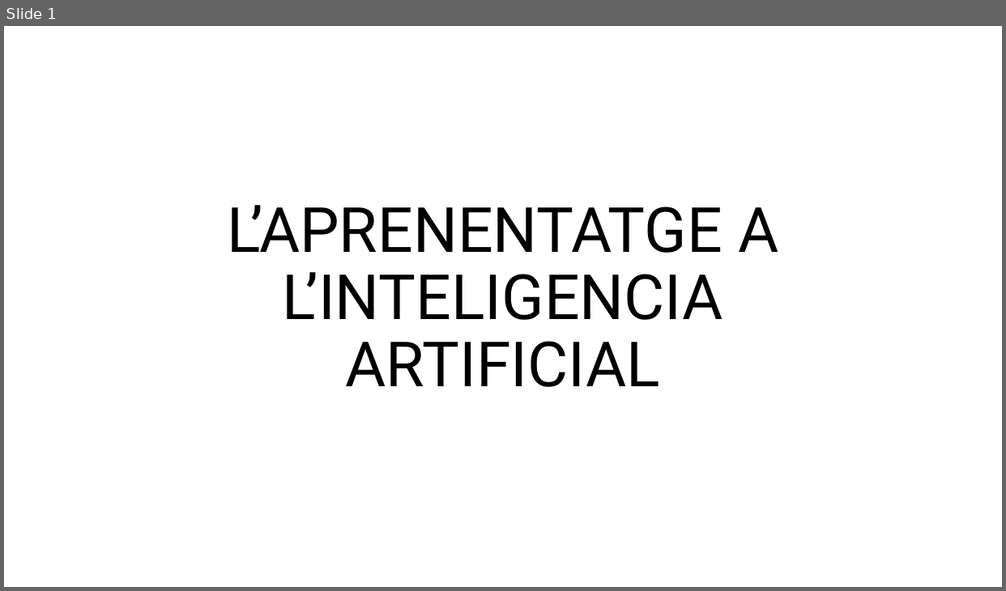
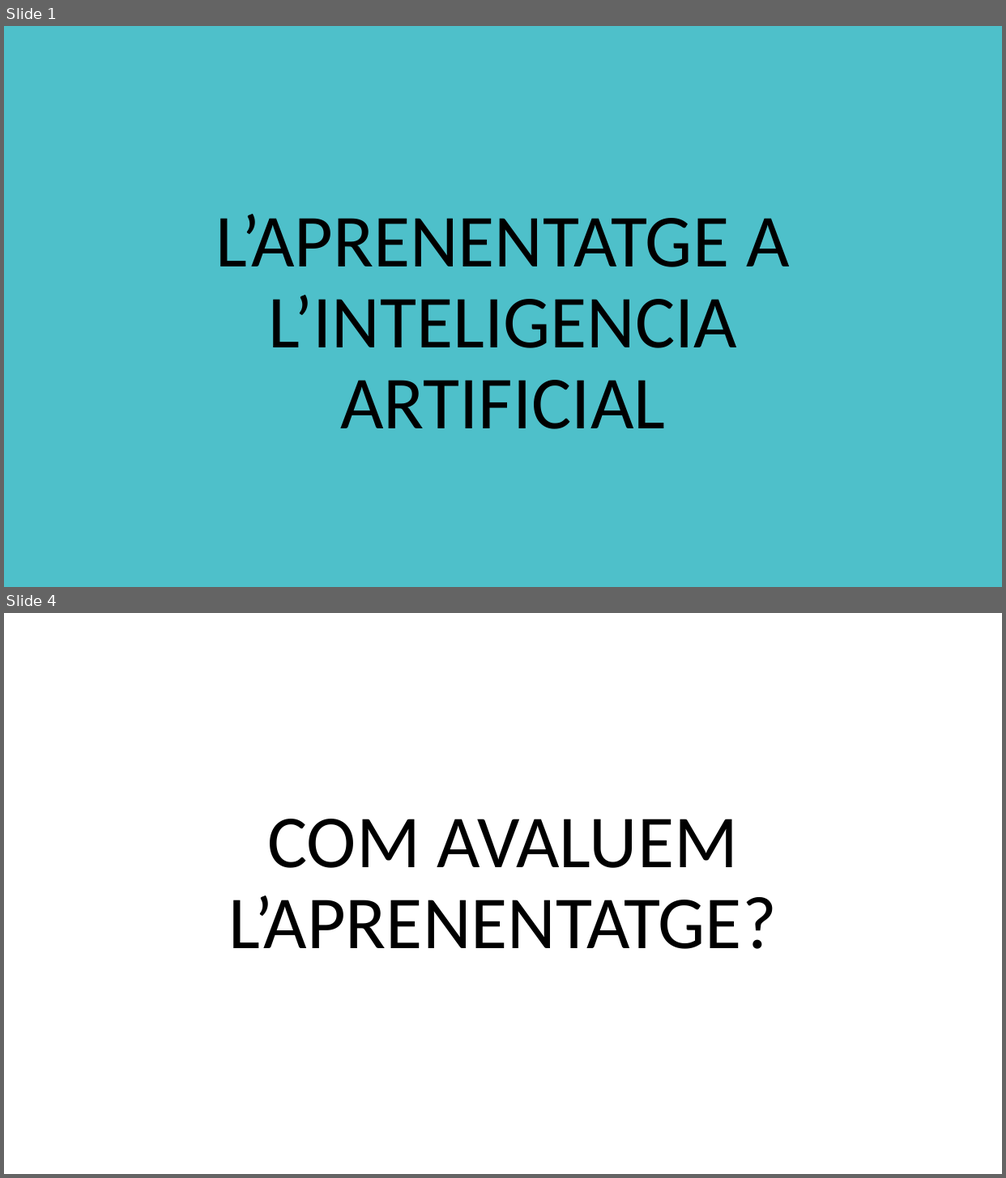
Before and after one commit to FerrerJan/Treball-de-Recerca-IA, a slide deck: TR_ESCRIT/PPT_Teo.pptx. Shown one above the other, each under a label of ours: slide 1 before the commit, slides 1 and 4 after it; the slides between them are not shown. The pictures are 1006x591 and 1006x1178 pixels, drawn with LibreOffice and Linux fonts; fonts in the diff are those of the drawing. Boxes give left, top, right and bottom in pixels: in the first picture for what was removed or moved away, otherwise in the second. Text is boxed around its words. In the diff, an @@ line names an element or a change of style, - is before the commit and + after.

```diff
--- a/TR_ESCRIT/PPT_Teo.pptx
+++ b/TR_ESCRIT/PPT_Teo.pptx
@@ slide 4 added at box(4, 613, 1002, 1174), background #FFFFFF @@
@@ title added at box(229, 819, 777, 949), 72 pt, text #000000 @@
+COM AVALUEM L’APRENENTATGE?
@@ slide 1 changed as well @@
@@ background #FFFFFF to #4EC0CA @@
@@ title "L’APRENENTATGE A L’INTELIGENCIA ARTIFICIAL": place and size @@
-title "L’APRENENTATGE A L’INTELIGENCIA ARTIFICIAL" at box(227, 205, 778, 387)
+title "L’APRENENTATGE A L’INTELIGENCIA ARTIFICIAL" at box(216, 214, 789, 429)
@@ title "L’APRENENTATGE A L’INTELIGENCIA ARTIFICIAL" at box(216, 214, 789, 429): size 60 to 72 pt, font Roboto to Calibri @@
```
Also in this commit, not shown: 15 other slides added, 1 slide removed, 27 other files.
